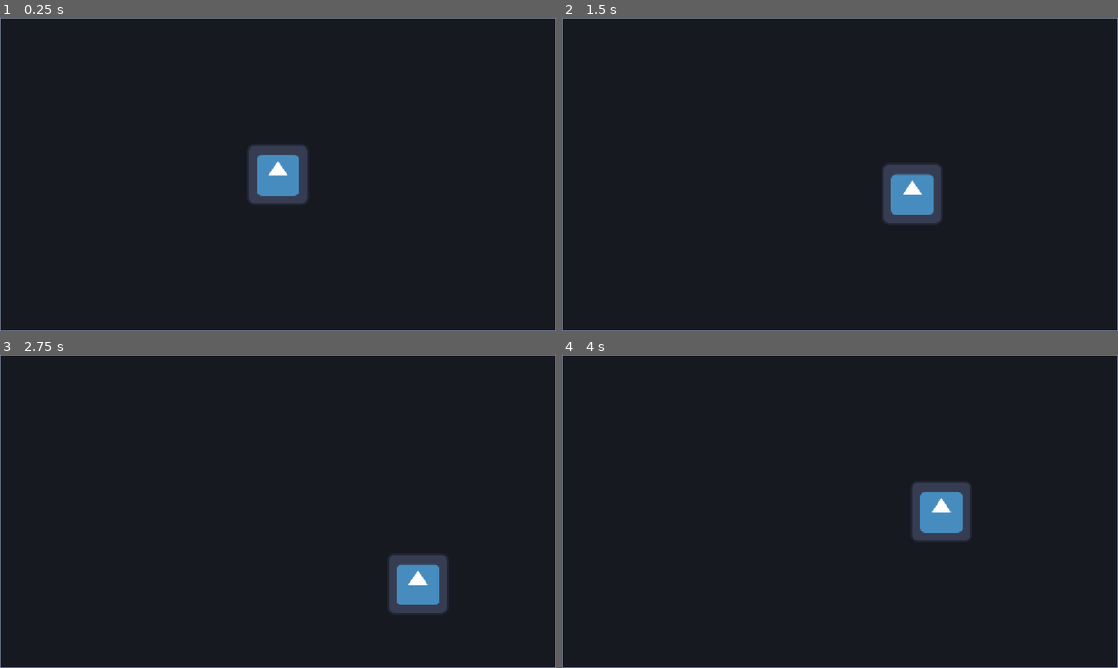
Above: before the commit, frames 1-4 (two rows, left to right).
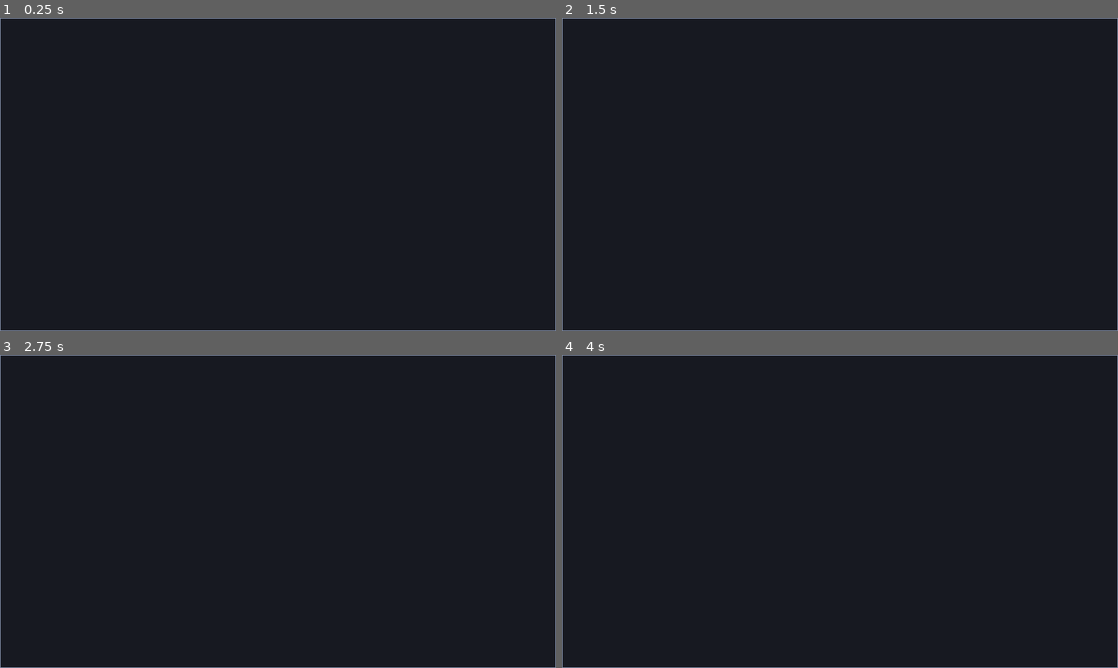
Above: after the commit, the same moments.

Repository: CasualShrub/arrow-head
Game: Godot game, scene res://scenes/level.tscn
The game is run twice, just before and just after one commit, with the same random seed, the same clock (stepped at 60 frames per second) and the same inputs. The engine's default icon, where the game draws it, is replaced by a stand-in: a white triangle on a blue panel in a dark square.
Inputs:
- Up to frame 1 (0.25 s): no input
- Up to frame 2 (1.5 s): tap Enter (ui_accept) at 0.5, 0.77 s; hold Right (ui_right) 0.53-1.28 s; hold Down (ui_down) from 1.28 s (still down)
- Up to frame 3 (2.75 s): tap Enter (ui_accept) at 1.52 s; release Down (ui_down) at 2.03 s; hold Right (ui_right) from 2.03 s (still down)
- Up to frame 4 (4 s): release Right (ui_right) at 2.78 s; hold Up (ui_up) 2.78-3.53 s; tap Enter (ui_accept) at 3.02, 3.77 s; hold Left (ui_left) from 3.53 s (still down)

The runs differ from the first frame. In frame 1, 1.9% of the frame differs, in the area x 44-56%, y 40-60%; in frame 2, 1.9%; in frame 3, 1.9%; in frame 4, 1.9%.

Commit message:
partially completed patterns
# Conflicts:
#	scenes/player.tscn

Diff:
--- a/scenes/enemy.tscn
+++ b/scenes/enemy.tscn
@@ -1,6 +1,7 @@
 [gd_scene format=3 uid="uid://b8rs35o7f45v0"]
 
 [ext_resource type="Script" uid="uid://dhx7670bsb3xw" path="res://scripts/enemy.gd" id="1_7p1mj"]
+[ext_resource type="Script" uid="uid://cq7vk7ukbmts4" path="res://scripts/health_component.gd" id="2_md0e3"]
 
 [sub_resource type="CircleShape2D" id="CircleShape2D_ub6uw"]
 
@@ -9,3 +10,11 @@
 
 [node name="CollisionShape2D" type="CollisionShape2D" parent="." unique_id=1207359402]
 shape = SubResource("CircleShape2D_ub6uw")
+
+[node name="Health" type="Node" parent="." unique_id=1511902786]
+script = ExtResource("2_md0e3")
+current = 1
+metadata/_custom_type_script = "uid://cq7vk7ukbmts4"
+
+[node name="FireDebounce" type="Timer" parent="." unique_id=1708563758]
+unique_name_in_owner = true
--- a/scenes/player.tscn
+++ b/scenes/player.tscn
@@ -3,7 +3,6 @@
 [ext_resource type="Script" uid="uid://djbaojmlgp0lu" path="res://scripts/player.gd" id="1_3vyb7"]
 [ext_resource type="Script" uid="uid://cq7vk7ukbmts4" path="res://scripts/health_component.gd" id="2_g2els"]
 [ext_resource type="Script" uid="uid://bw22qrc8y4p5b" path="res://scripts/input_component.gd" id="3_qhqgy"]
-[ext_resource type="Texture2D" uid="uid://ssnmuf3en2ae" path="res://icon.svg" id="4_dqkch"]
 
 [sub_resource type="CircleShape2D" id="CircleShape2D_qhqgy"]
 
@@ -24,9 +23,9 @@
 [node name="Input" type="Node" parent="." unique_id=1365044664]
 script = ExtResource("3_qhqgy")
 
-[node name="FireDebounce" type="Timer" parent="." unique_id=191816355]
+[node name="Recovery" type="Timer" parent="." unique_id=191816355]
 unique_name_in_owner = true
 one_shot = true
 
-[node name="Sprite2D" type="Sprite2D" parent="." unique_id=1208667691]
-texture = ExtResource("4_dqkch")
+[node name="InstanceTimers" type="Node" parent="." unique_id=1259921754]
+unique_name_in_owner = true
--- /dev/null
+++ b/scripts/arrow_manager.gd
@@ -0,0 +1,19 @@
+extends Node
+
+@export var pool_size := 500
+
+var _pool: Dictionary[PackedScene, Array] = {}
+
+func _consume_pool(scene: PackedScene) -> Variant:
+	var scene_pool = _pool[scene]
+	if not scene_pool: return null
+	return scene_pool.pop_front()
+
+func pool(arrow: Arrow) -> void:
+	pass
+
+func make_arrow(scene: PackedScene) -> Variant:
+	var pooled = _consume_pool(scene)
+	if not pooled:
+		return
+	return scene.instantiate()
--- /dev/null
+++ b/scripts/arrow_pattern.gd
@@ -0,0 +1,8 @@
+extends Resource
+class_name ArrowPattern
+
+@export var weight: float = 1.0
+@export var recovery: float = 0.0
+@export var has_movement_pattern: bool = false
+@export var movement_pattern: Dictionary[float, Vector2] = {}
+@export var instances: Array[FiringInstance] = []
--- a/scripts/enemy.gd
+++ b/scripts/enemy.gd
@@ -1,40 +1,121 @@
 @tool
 extends CharacterBody2D
 class_name Enemy
+
+const _ENEMY_TEAM = Arrow.Team.ENEMY
 
 @export var health: HealthComponent
 
 @export_group("firing")
 @export var arrow_scene: PackedScene
 
-# maybe if the enemy shoots several in a volley have several directions??
-# add a way for the enemy to track player ?
-@export var volley_directions: Array[Vector2] = [Vector2.DOWN]
-@export var fire_cooldown := 2.0
+var _facing := Vector2()
+var _alerted := false
+var _movement_pattern: Dictionary[float, Vector2] = {}
 
-var _cooldown_remaining := 0.0
+signal fired(arrow: Arrow)
 
-func get_hit(arrow: Arrow) -> void:
+func get_hit(_arrow: Arrow) -> void:
+	health.take_damage(1)
+
+func _on_fire(arrow: Arrow) -> void:
 	pass
 
-func _ready() -> void:
+func _parse_movement_pattern(pattern: Dictionary[float, Vector2]) -> Dictionary[float, Vector2]:
+	var parsed := {}
+	var curr_tick = Time.get_ticks_msec()
+	for t in pattern:
+		var o := pattern[t]
+		parsed[t+curr_tick] = position + o
+	return parsed
+
+func _get_spread(min_spread, max_spread) -> float:
+	if max_spread == 0.0: return min_spread
+	return randf_range(min_spread, max_spread)
+
+func _get_arrow_angle(i: int, spread: float, offset: float) -> float:
+	var i_spread := spread / i
+	return i_spread + offset
+
+func _get_arrow_dir(angle: float) -> Vector2:
+	return _facing.rotated(angle)
+
+func _make_arrow(scene: PackedScene) -> Arrow:
+	var arrow: Arrow = scene.instantiate()
+	return arrow
+
+func _get_rand(min_val: Variant, max_val: Variant) -> Variant:
+	if min_val >= max_val:
+		return min_val
+	if min_val is int:
+		return randi_range(min_val, max_val)
+	else:
+		return randf_range(min_val, max_val)
+
+func _execute_instance(instance: FiringInstance, i: int, spread: float, offset: float) -> void:
+	var arrow := _make_arrow(instance.type)
+	var angle := _get_arrow_angle(i, instance.spread, offset)
+	var dir := _get_arrow_dir(angle)
+	fire(arrow, dir)
+
+func _on_instance_timer_timeout(timer: Timer,
+	instance: FiringInstance,
+	count: int,
+	spread: float,
+	offset: float) -> void:
+		var nfired = timer.get_meta("fired")
+		_execute_instance(instance, nfired, spread, offset)
+		nfired += 1
+		timer.set_meta("fired", nfired)
+		if nfired >= count:
+			timer.queue_free()
+
+func perform(pattern: ArrowPattern) -> void:
+	if pattern.has_movement_pattern:
+		var p = _parse_movement_pattern(pattern.movement_pattern)
+		_movement_pattern = p
+	for instance in pattern.instances:
+		var count: int = _get_rand(instance.count, instance.max_count)
+		var spread: float = _get_rand(instance.spread, instance.max_spread)
+		var offset: float = _get_rand(instance.offset, instance.max_offset)
+
+		if instance.instance_delay == 0.0 and instance.max_instance_delay == 0.0:
+			for i in range(count):
+				_execute_instance(instance, i, spread, offset)
+		else:
+			var instance_deb := Timer.new()
+			instance_deb.set_meta("fired", 0)
+			instance_deb.autostart = true
+			instance_deb.wait_time = instance.instance_delay
+			instance_deb.one_shot = false
+			instance_deb.timeout.connect(_on_instance_timer_timeout.bind(
+				instance_deb,
+				instance,
+				count,
+				spread,
+				offset
+			))
+			%InstanceTimers.add_child(instance_deb)
+
+	var _check_empty: Callable
+	_check_empty = func():
+		if !%InstanceTimers.child_exiting_tree.is_connected(_check_empty):
+			return
+		if %InstanceTimers.get_child_count() == 0:
+			%InstanceTimers.child_exiting_tree.disconnect(_check_empty)
+			%Recovery.start()
+	%InstanceTimers.child_exiting_tree.connect(_check_empty)
+	_check_empty.call()
+
+func fire(arrow: Arrow, dir: Vector2) -> void:
+	arrow.activate(position, dir, _ENEMY_TEAM)
+	fired.emit(arrow)
+
+func look_at_player(_player: Player) -> void:
 	pass
 
-signal fired(arrows: Array[Arrow])
+func _on_recovered() -> void:
+	pass
 
-func _physics_process(delta: float) -> void:
-	_cooldown_remaining -= delta
-	if _cooldown_remaining <= 0.0:
-		_fire()
-		_cooldown_remaining = fire_cooldown
-
-func _fire() -> void:
-	if volley_directions.is_empty():
-		return
-	var spawned: Array[Arrow] = []
-	for direction in volley_directions:
-		var arrow: Arrow = arrow_scene.instantiate()
-		get_tree().current_scene.add_child(arrow)
-		arrow.activate(global_position, direction, Arrow.Team.ENEMY)
-		spawned.append(arrow)
-	fired.emit(spawned)
+func _physics_process(_delta: float) -> void:
+	pass
--- /dev/null
+++ b/scripts/firing_instance.gd
@@ -0,0 +1,14 @@
+extends Resource
+class_name FiringInstance
+
+@export var type: PackedScene = null
+@export_range(0.0, 1.0) var probability: float = 1.0
+@export var starting_delay: float = 0.0
+@export var count: int = 1
+@export var max_count: int = 0
+@export var instance_delay: float = 0.0
+@export var max_instance_delay: float = 0.0
+@export_range(0.0, 2 * PI) var spread: float = 0.0
+@export_range(0.0, 2 * PI) var max_spread := 0.0
+@export_range(-PI, PI) var offset: float = 0.0
+@export_range(-PI, PI) var max_offset: float = -PI
--- a/scripts/health_component.gd
+++ b/scripts/health_component.gd
@@ -3,13 +3,13 @@
 
 @export var current := 0:
 	set(value):
-		current = clamp(value, 0, max_val)
+		current = clamp(value, 0, max_value)
 		changed.emit()
-@export var max_val := 100:
+@export var max_value := 100:
 	set(value):
 		if current > value:
 			current = value
-		max_val = value
+		max_value = value
 
 signal changed
 
Not shown, added: scripts/arrow_manager.gd.uid
Not shown, added: scripts/arrow_pattern.gd.uid
Not shown, added: scripts/firing_instance.gd.uid
